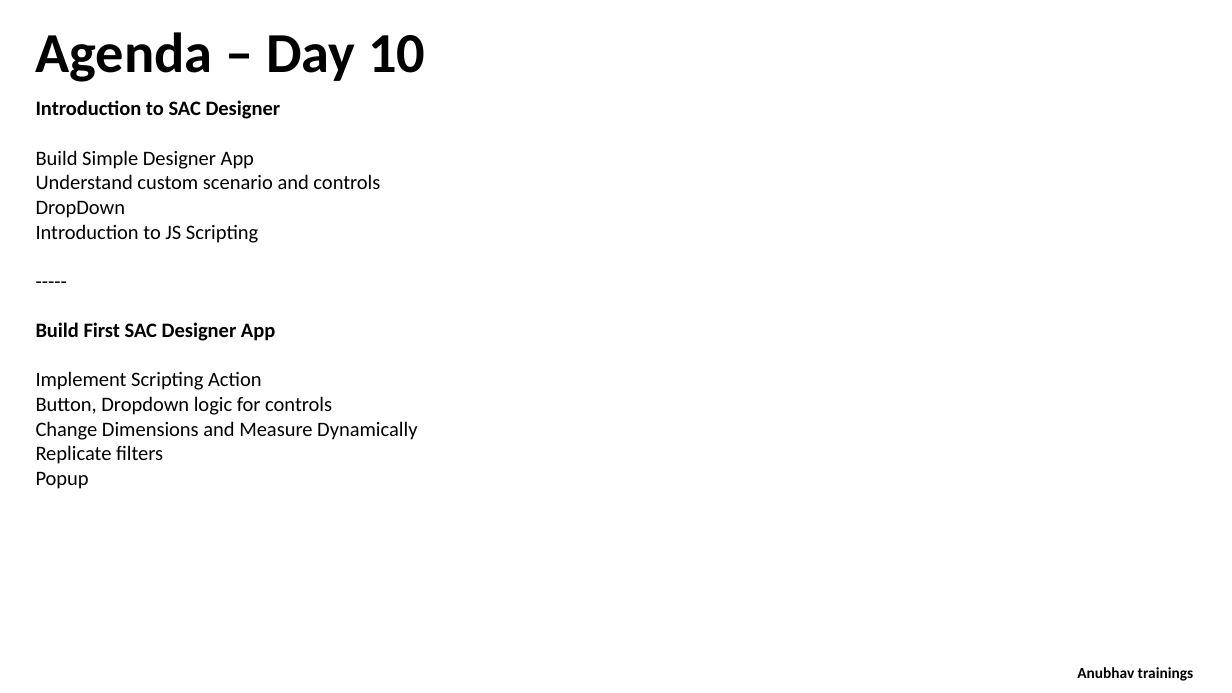
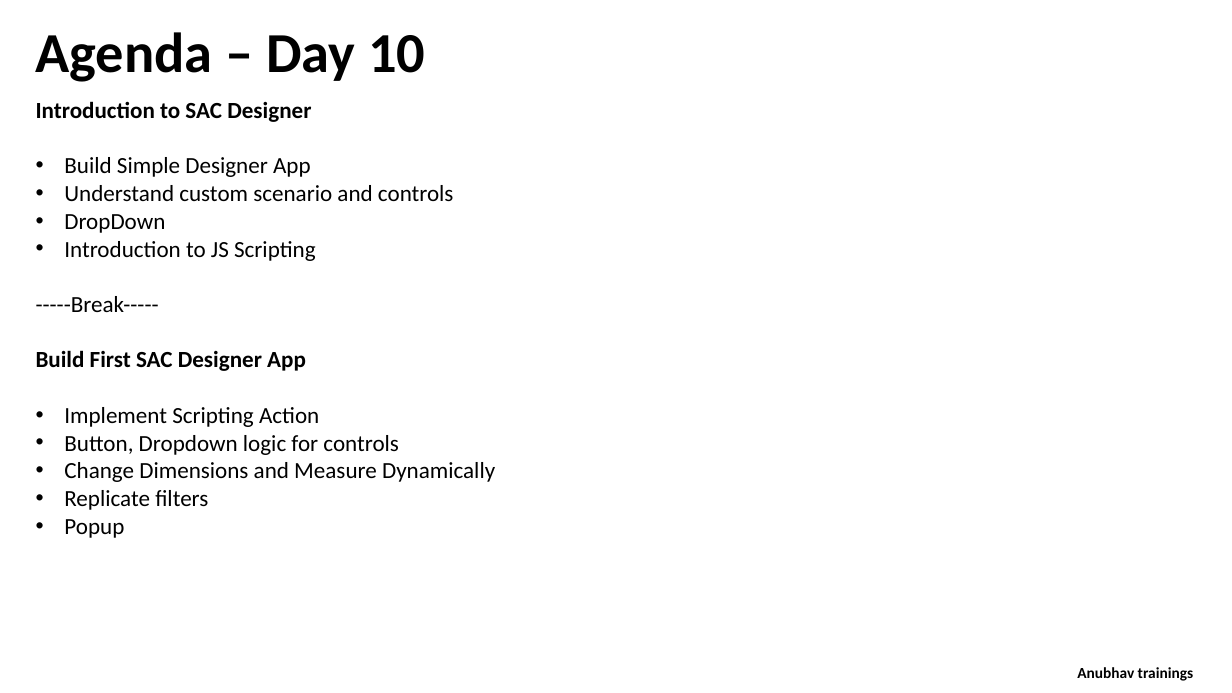
Before and after one commit to soyuztechnologies/SAC_SaamaTechnologies, a slide deck: slide 2 of day 10/SAC_Training Day 10.pptx. Drawn at 1232x693 pixels with LibreOffice and Linux fonts; fonts in the diff are those of the drawing. Boxes give left, top, right and bottom in pixels: in the first picture for what was removed or moved away, otherwise in the second. Text is boxed around its words. In the diff, an @@ line names an element or a change of style, - is before the commit and + after.

```diff
--- a/day 10/SAC_Training Day 10.pptx
+++ b/day 10/SAC_Training Day 10.pptx
@@ text at <box>36,101,495,538</box>: size 16 to 18 pt; bullet none to • @@
@@ text at <box>36,296,159,312</box>: text changed; size 16 to 18 pt @@
------
+-----Break-----
```
Also in this commit, not shown: 3 other slides changed, 1 slide removed, 1 other file.
